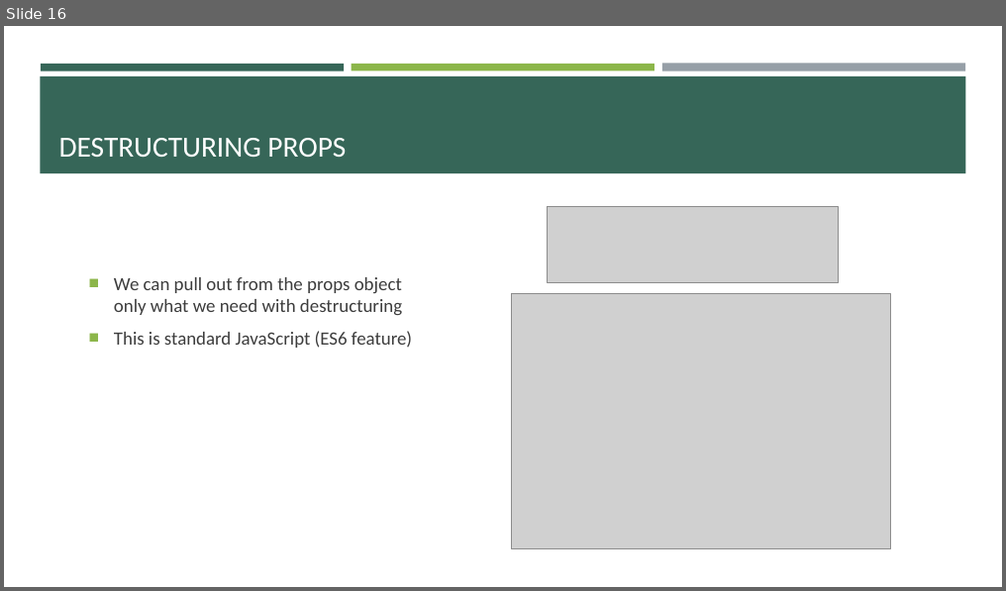
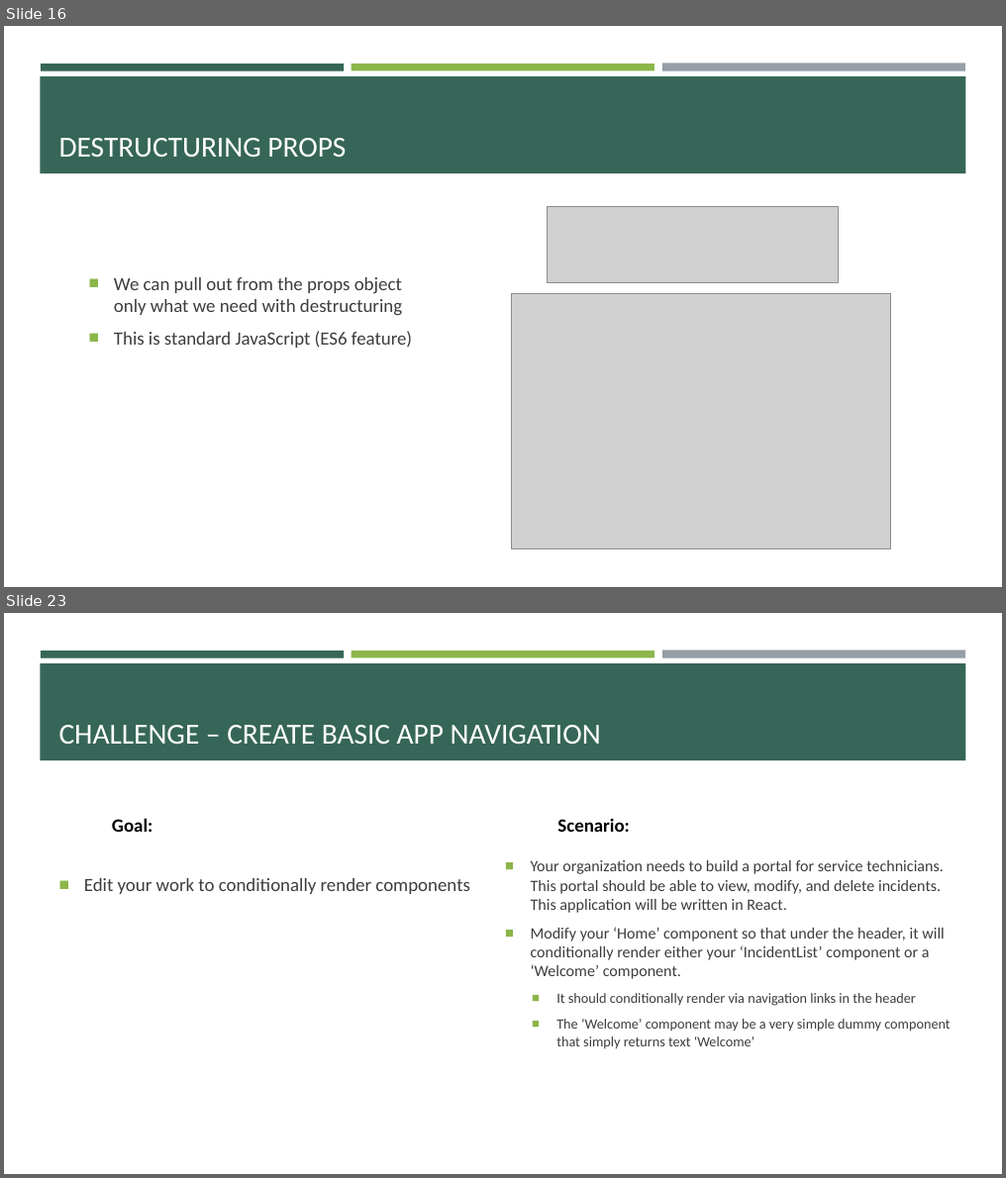
Before and after one commit to e-m-wilson/SNOW, a slide deck: Week_2/React.pptx. Shown one above the other, each under a label of ours: slide 16 before the commit, slides 16 and 23 after it; the slides between them are not shown. The pictures are 1006x591 and 1006x1178 pixels, drawn with LibreOffice and Linux fonts; fonts in the diff are those of the drawing; grey boxes stand for pictures. Boxes give left, top, right and bottom in pixels: in the first picture for what was removed or moved away, otherwise in the second. Text is boxed around its words. In the diff, an @@ line names an element or a change of style, - is before the commit and + after.

```diff
--- a/Week_2/React.pptx
+++ b/Week_2/React.pptx
@@ slide 23 added at (4, 613, 1002, 1174), background #FFFFFF; not listed: 4 template elements that a slide beside it also shows @@
@@ title added at (59, 725, 601, 744), 28 pt, text #FFFFFF @@
+CHALLENGE – CREATE BASIC APP NAVIGATION
@@ text added at (112, 818, 152, 832), 18 pt, text #000000, bold @@
+Goal:
@@ text added at (557, 819, 629, 832), 18 pt, text #000000, bold @@
+Scenario:
@@ text added at (84, 878, 470, 894), 18 pt, text #3D3D3D @@
+■ Edit your work to conditionally render components
@@ text added at (531, 861, 949, 1050), 15.3 pt, text #3D3D3D @@
+■ Your organization needs to build a portal for service technicians. This portal should be able to view, modify, and delete incidents. This application will be written in React.
+■ Modify your ‘Home’ component so that under the header, it will conditionally render either your ‘IncidentList’ component or a ‘Welcome’ component.
+  ■ It should conditionally render via navigation links in the header
+  ■ The ‘Welcome’ component may be a very simple dummy component that simply returns text ‘Welcome’
```
Also in this commit, not shown: 9 slides changed, 9 other slides added, 2 other files.
